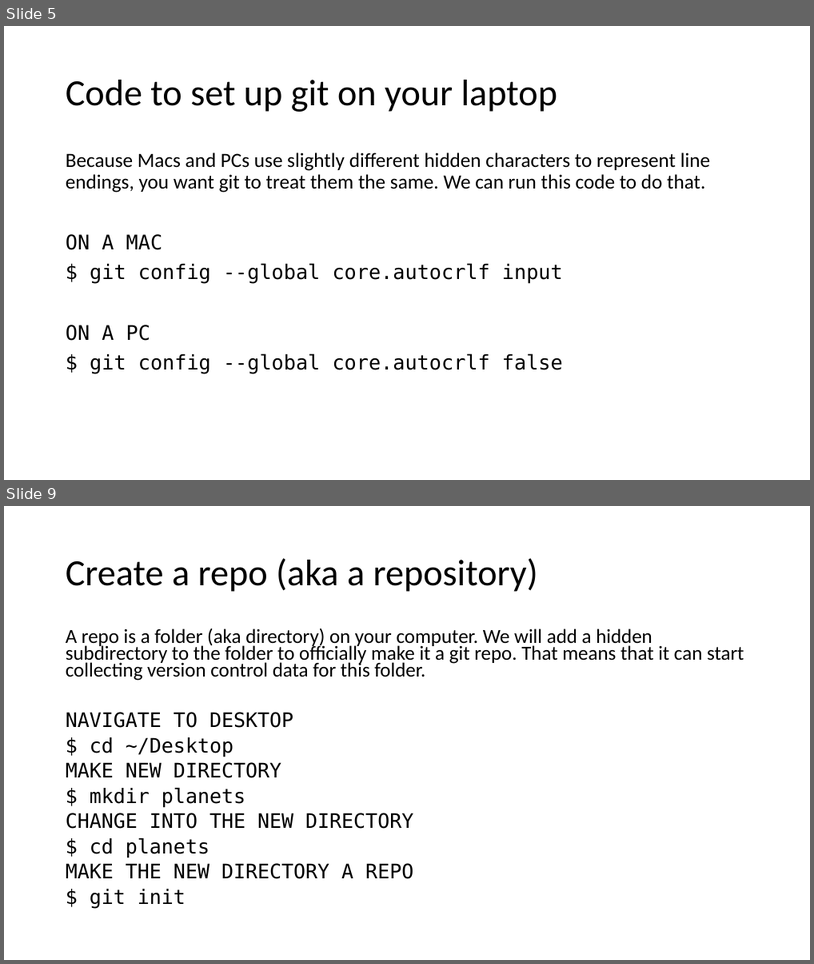
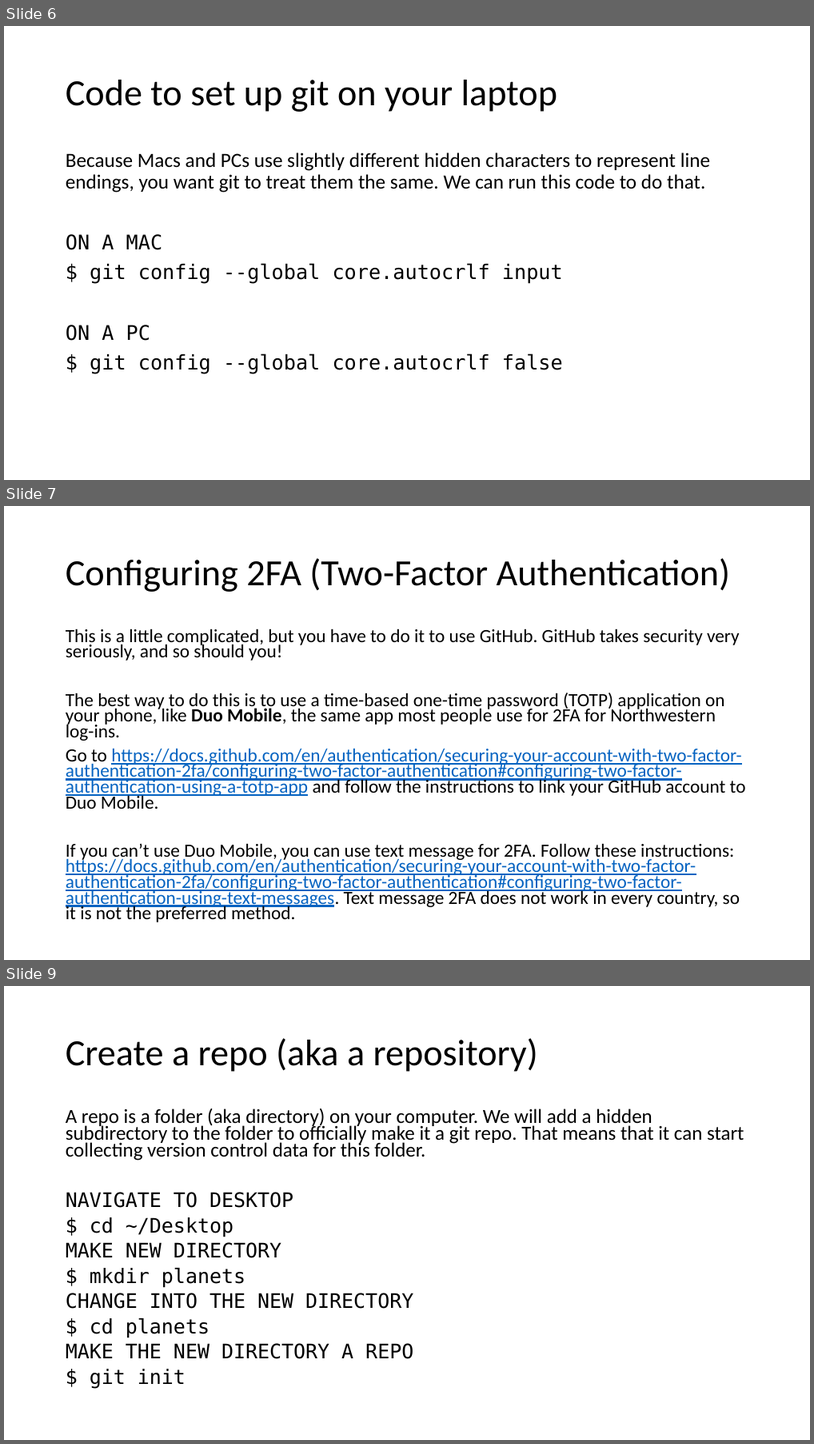
Before and after one commit to nuitrcs/introGit, a slide deck: introGit.pptx. Shown one above the other, each under a label of ours: slides 5 and 9 before the commit, slides 6, 7 and 9 after it; the slides between them are not shown. The pictures are 814x964 and 814x1444 pixels, drawn with LibreOffice and Linux fonts; fonts in the diff are those of the drawing. Boxes give left, top, right and bottom in pixels: in the first picture for what was removed or moved away, otherwise in the second. Text is boxed around its words. In the diff, an @@ line names an element or a change of style, - is before the commit and + after.

```diff
--- a/introGit.pptx
+++ b/introGit.pptx
@@ slide 7 added at [4, 506, 810, 960], background #FFFFFF @@
@@ title added at [66, 558, 730, 592], 44 pt, text #000000 @@
+Configuring 2FA (Two-Factor Authentication)
@@ text added at [66, 628, 746, 922], 22.2 pt, text #000000 @@
+This is a little complicated, but you have to do it to use GitHub. GitHub takes security very seriously, and so should you!
+The best way to do this is to use a time-based one-time password (TOTP) application on your phone, like Duo Mobile, the same app most people use for 2FA for Northwestern log-ins.
+Go to https://docs.github.com/en/authentication/securing-your-account-with-two-factor-authentication-2fa/configuring-two-factor-authentication#configuring-two-factor-authentication-using-a-totp-app and follow the instructions to link your GitHub account to Duo Mobile.
+If you can’t use Duo Mobile, you can use text message for 2FA. Follow these instructions: https://docs.github.com/en/authentication/securing-your-account-with-two-factor-authentication-2fa/configuring-two-factor-authentication#configuring-two-factor-authentication-using-text-messages. Text message 2FA does not work in every country, so it is not the preferred method.
@@ what was slide 5 is now slide 6 @@
```
Also in this commit, not shown: 9 slides changed, 3 other slides added, 2 slides removed.
